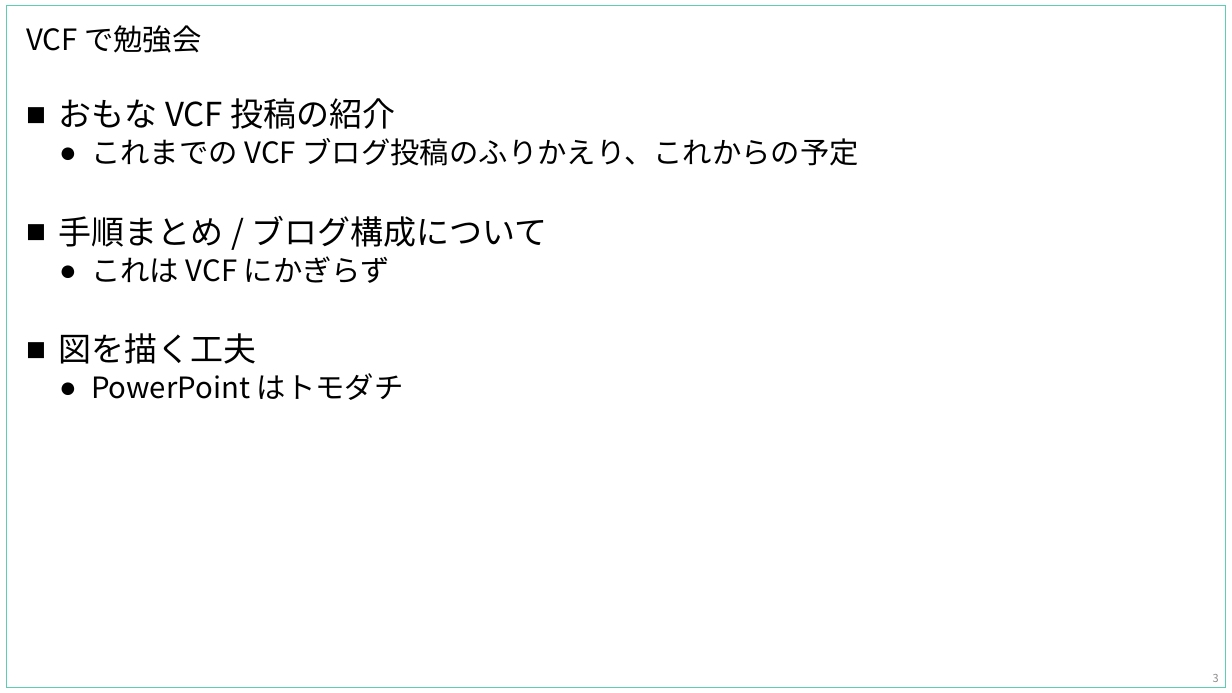
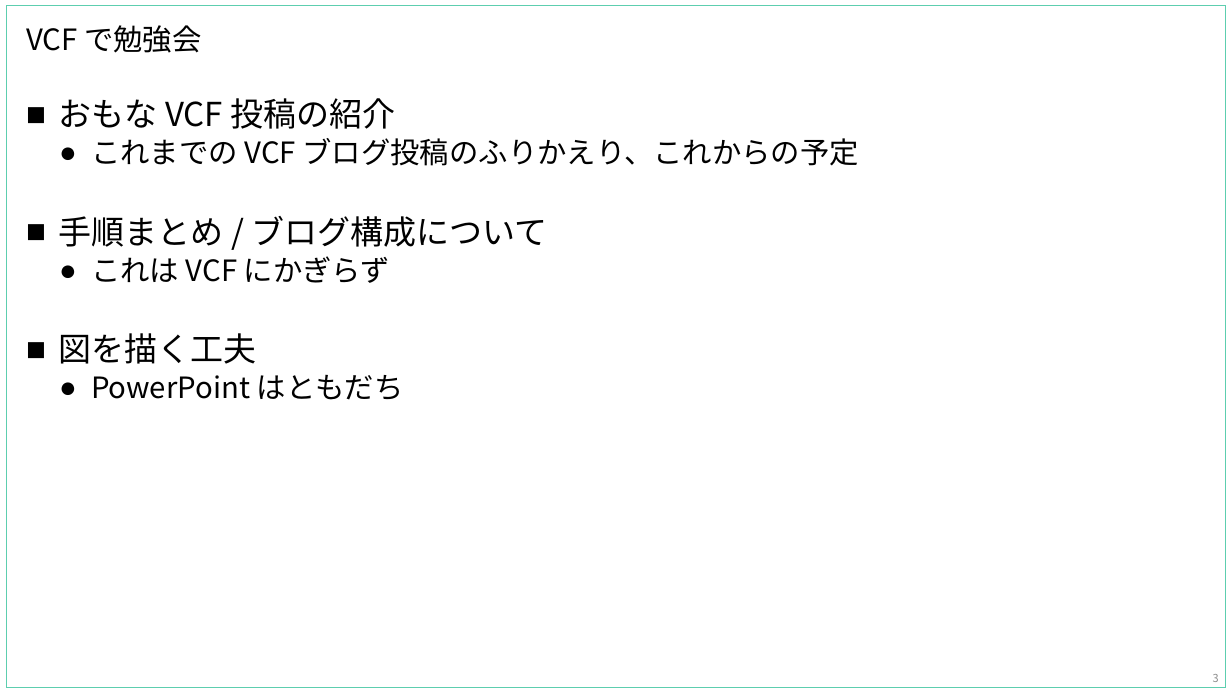
Before and after one commit to gowatana/japan-vmug-2025-0307, a slide deck: slide 3 of VMUG_VCF勉強会_スペシャル版_20250307-01.pptx. Drawn at 1232x693 pixels with LibreOffice and Linux fonts; fonts in the diff are those of the drawing. Boxes give left, top, right and bottom in pixels: in the first picture for what was removed or moved away, otherwise in the second. Text is boxed around its words. In the diff, an @@ line names an element or a change of style, - is before the commit and + after.

Commit message:
update

```diff
--- a/VMUG_VCF勉強会_スペシャル版_20250307-01.pptx
+++ b/VMUG_VCF勉強会_スペシャル版_20250307-01.pptx
@@ text at (x1=91, y1=375, x2=404, y2=400): text changed @@
-  ● PowerPoint はトモダチ
+  ● PowerPoint はともだち
```
